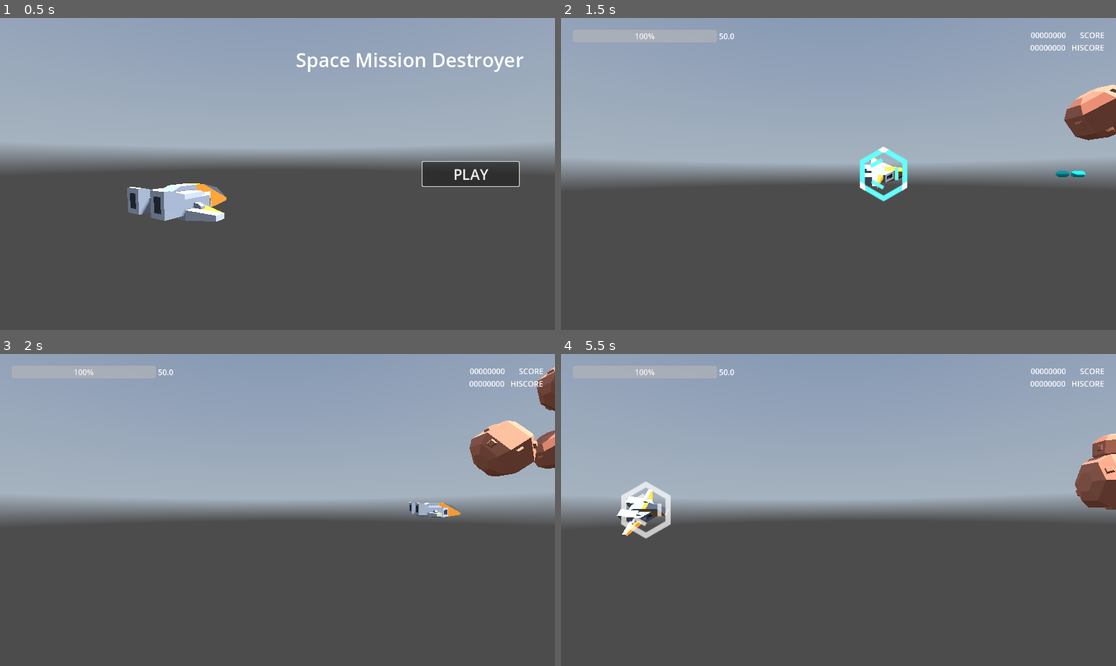
Above: before the commit, frames 1-4 (two rows, left to right).
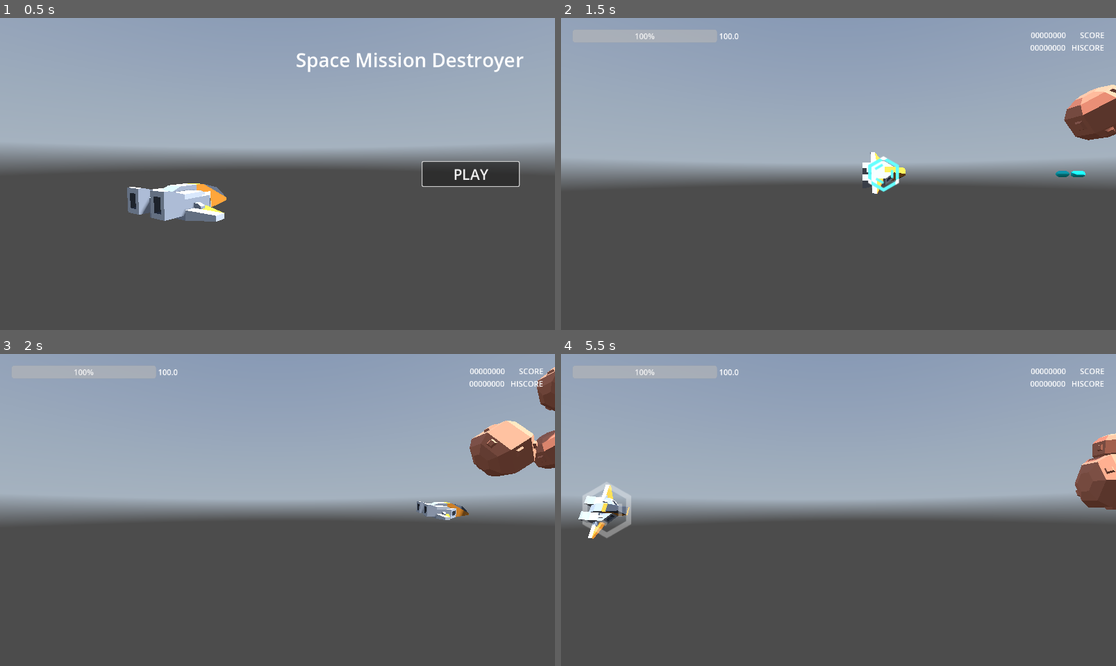
Above: after the commit, the same moments.

Repository: thomz2/smd-space-shooter
Game: Godot game, scene res://scenes/screens/main_menu.tscn
Same seed, same stepped clock (60 frames per second), same inputs: the game is played once before the commit and once after it. A sky picture missing from this copy of the repository is replaced by a grey-blue gradient.
Inputs (mouse positions are in pixels of both pictures, inside the frame that each line leads up to):
- Up to frame 1 (0.5 s): no input
- Up to frame 2 (1.5 s): click "PLAY" at 0.5 s; tap Enter at 1.25 s; move the mouse to (960, 158) at 1.27 s; hold Right (ui_right) from 1.28 s (still down); hold Z (shoot) from 1.28 s (still down); tap X (dodge) at 1.35 s
- Up to frame 3 (2 s): keep holding Right (ui_right); keep holding Z (shoot)
- Up to frame 4 (5.5 s): move the mouse to (727, 525) at 2.02 s; release Right (ui_right) at 2.03 s; release Z (shoot) at 2.03 s; hold Down (ui_down) 2.03-2.78 s; tap Z (shoot) at 2.1, 3.6 s; tap X (dodge) at 2.3, 2.85, 3.8, 5.1 s; move the mouse to (894, 441) at 2.77 s; hold Right (ui_right) 2.78-3.53 s; hold Z (shoot) 2.78-3.53 s; move the mouse to (810, 572) at 3.52 s; hold Up (ui_up) 3.53-4.28 s; move the mouse to (1005, 556) at 4.27 s; hold Z (shoot) 4.28-5.03 s; hold Left (ui_left) from 4.28 s (still down); tap R at 4.35 s; move the mouse to (672, 463) at 5.02 s

Frame 1 is identical in both runs. In frame 2, 0.9% of the frame differs, in the area x 28-63%, y 4-59%; in frame 3, 0.5%; in frame 4, 1.9%, in the area x 3-33%, y 4-60%.

Commit message:
balance tweaks

Diff:
--- a/scenes/enemies/enemy_ship.tscn
+++ b/scenes/enemies/enemy_ship.tscn
@@ -14,6 +14,7 @@
 collision_layer = 4
 collision_mask = 0
 script = ExtResource("1_edg3i")
+max_health = 20.0
 
 [node name="CollisionShape3D" type="CollisionShape3D" parent="."]
 transform = Transform3D(1, 0, 0, 0, 1, 0, 0, 0, 1, 0, 0, 0.069458)
--- a/scenes/enemies/tank_ship.gd
+++ b/scenes/enemies/tank_ship.gd
@@ -19,11 +19,11 @@
 
 
 func shoot():
-	$ShootTimer.wait_time = 7.0
+	$ShootTimer.wait_time = 6.0
 	$ShootTimer.start()
 
 	$ChargeParticle.emitting = true
-	await get_tree().create_timer(0.8).timeout
+	await get_tree().create_timer(randf_range(0.8, 1.4)).timeout
 	$ChargeParticle.emitting = false
 
 	player = get_tree().get_first_node_in_group("PLAYER")
@@ -31,7 +31,7 @@
 
 	for a in range(3):
 		var bullet : Bullet3D = packed_bullet.instantiate()
-		bullet.initial_speed = 10
+		bullet.initial_speed = 20
 		get_tree().current_scene.add_child(bullet)
 		bullet.global_position = $ShootOrigin.global_position
 		bullet.look_at(target_position, Vector3.UP)
--- a/scenes/enemies/tank_ship_bullet.gd
+++ b/scenes/enemies/tank_ship_bullet.gd
@@ -3,4 +3,4 @@
 
 
 func on_reflected() -> void:
-	main_hitbox.damage = 40
+	main_hitbox.damage = 50
--- a/scenes/enemies/tank_ship_bullet.tscn
+++ b/scenes/enemies/tank_ship_bullet.tscn
@@ -72,6 +72,7 @@
 monitorable = false
 script = ExtResource("2_f40u1")
 target_type = 2
+damage = 20.0
 
 [node name="CollisionShape3D" type="CollisionShape3D" parent="Hitbox3D"]
 transform = Transform3D(1, 0, 0, 0, 1, 0, 0, 0, 1, 0, 0, 0.0105896)
--- a/scenes/enemies/tiny_ship.gd
+++ b/scenes/enemies/tiny_ship.gd
@@ -20,7 +20,7 @@
 
 func shoot():
 	var bullet : Bullet3D = packed_bullet.instantiate()
-	bullet.initial_speed = 4
+	bullet.initial_speed = 5
 	get_tree().current_scene.add_child(bullet)
 	bullet.global_position = self.global_position
 	bullet.global_rotation = self.global_rotation
--- a/scenes/enemies/tiny_ship.tscn
+++ b/scenes/enemies/tiny_ship.tscn
@@ -1,8 +1,9 @@
-[gd_scene load_steps=8 format=3 uid="uid://bqddpw6jduexh"]
+[gd_scene load_steps=10 format=3 uid="uid://bqddpw6jduexh"]
 
 [ext_resource type="Script" path="res://scenes/enemies/tiny_ship.gd" id="1_3qv2x"]
 [ext_resource type="ArrayMesh" uid="uid://bols2sg286ig8" path="res://assets/kenney_spaceships/craft_speederB.obj" id="2_8a6ev"]
 [ext_resource type="Script" path="res://scripts/combat/components/on_death_bullet_spawner.gd" id="3_4h7nf"]
+[ext_resource type="Script" path="res://scripts/combat/hitbox_3d.gd" id="3_yr1lm"]
 [ext_resource type="PackedScene" uid="uid://cga4v1pg77y3o" path="res://scenes/enemies/generic_bullet.tscn" id="4_560ol"]
 [ext_resource type="Script" path="res://scripts/combat/components/on_death_award_points.gd" id="5_3h8vm"]
 [ext_resource type="Script" path="res://scripts/combat/components/on_leave_screen_despawn.gd" id="6_adtqp"]
@@ -10,10 +11,14 @@
 [sub_resource type="BoxShape3D" id="BoxShape3D_p4dqk"]
 size = Vector3(0.704529, 0.406417, 0.678572)
 
+[sub_resource type="SphereShape3D" id="SphereShape3D_x5iyy"]
+radius = 0.160847
+
 [node name="TinyShip" type="CharacterBody3D"]
 collision_layer = 4
 collision_mask = 0
 script = ExtResource("1_3qv2x")
+max_health = 30.0
 
 [node name="CollisionShape3D" type="CollisionShape3D" parent="."]
 transform = Transform3D(1, 0, 0, 0, 1, 0, 0, 0, 1, 0.00112915, -0.00305989, -0.0187396)
@@ -25,8 +30,19 @@
 
 [node name="ShootTimer" type="Timer" parent="."]
 process_callback = 0
-wait_time = 0.4
+wait_time = 0.2
 autostart = true
+
+[node name="Hitbox3D" type="Area3D" parent="."]
+collision_layer = 0
+collision_mask = 2
+monitorable = false
+script = ExtResource("3_yr1lm")
+target_type = 2
+
+[node name="CollisionShape3D" type="CollisionShape3D" parent="Hitbox3D"]
+transform = Transform3D(1, 0, 0, 0, 1, 0, 0, 0, 1, 0, -0.0381957, -0.021634)
+shape = SubResource("SphereShape3D_x5iyy")
 
 [node name="OnDeathBulletSpawner" type="Node3D" parent="."]
 script = ExtResource("3_4h7nf")
--- a/scenes/player/player.gd
+++ b/scenes/player/player.gd
@@ -63,17 +63,18 @@
 	var bullet : Bullet3D = packed_bullet.instantiate()
 	get_tree().current_scene.add_child(bullet)
 	bullet.global_position = self.global_position
+	bullet.rotate_x(self.rotation.x)
 	#bullet.global_rotation = self.global_rotation
 
 func dodge() -> void:
 	$DodgingSFX.play()
 	$ReflectParticle.restart()
 	dodge_timer = 0.8
-	invincibility_timer = 0.3
+	invincibility_timer = 0.5
 	var active_reflect_timer = 0.4
 
 	var rotation_tween = create_tween().set_ease(Tween.EASE_OUT).set_trans(Tween.TRANS_CUBIC)
-	rotation_tween.tween_property(self, "rotation_degrees:z", 360, dodge_timer).from(0)
+	rotation_tween.tween_property(self, "rotation_degrees:z", 360, dodge_timer+0.1).from(0)
 
 	#var invincibility_tween = create_tween()
 	#invincibility_tween.tween_property(self, "invincibility_timer", 0.6, 0)
@@ -92,6 +93,8 @@
 	var input_direction := Input.get_vector("ui_left", "ui_right", "ui_down", "ui_up")
 	if input_direction != Vector2.ZERO:
 		input_direction = input_direction.normalized()
+
+	if dodge_timer > 0.6: input_direction *= 2.0 #buff move speed on dodge
 
 	# to move the ship, we first modify its velocity, then call move_and_slide().
 	# move_and_slide() already multiplies velocity by delta time.
@@ -113,7 +116,7 @@
 		invincibility_timer -= delta
 	else:
 		is_invincible = false
-	print_debug(invincibility_timer, is_invincible)
+	#print_debug(invincibility_timer, is_invincible)
 	if dodge_timer > 0:
 		dodge_timer -= delta
 		#if dodge_timer <= 0: #trying on tweeners for now
--- a/scenes/player/player.tscn
+++ b/scenes/player/player.tscn
@@ -47,7 +47,7 @@
 use_hdr = true
 
 [sub_resource type="Curve" id="Curve_jikn6"]
-_data = [Vector2(0, 0), 0.0, 3.31169, 0, 0, Vector2(0.445736, 1), 0.0, 0.0, 0, 0]
+_data = [Vector2(0, 0), 0.0, 1.72303, 0, 0, Vector2(0.751938, 1), 0.0, 0.0, 0, 0]
 point_count = 2
 
 [sub_resource type="CurveTexture" id="CurveTexture_o7m4g"]
@@ -70,7 +70,7 @@
 collision_mask = 0
 script = ExtResource("1_tl27y")
 packed_bullet = ExtResource("2_odxub")
-max_health = 50.0
+max_health = 100.0
 
 [node name="Model" type="MeshInstance3D" parent="."]
 transform = Transform3D(-1, 0, -8.74228e-08, 0, 1, 0, 8.74228e-08, 0, -1, 0, -0.276724, 0)
@@ -108,7 +108,7 @@
 [node name="ReflectParticle" type="GPUParticles3D" parent="."]
 material_override = SubResource("StandardMaterial3D_sywdc")
 emitting = false
-amount = 3
+amount = 2
 lifetime = 0.3
 one_shot = true
 local_coords = true
